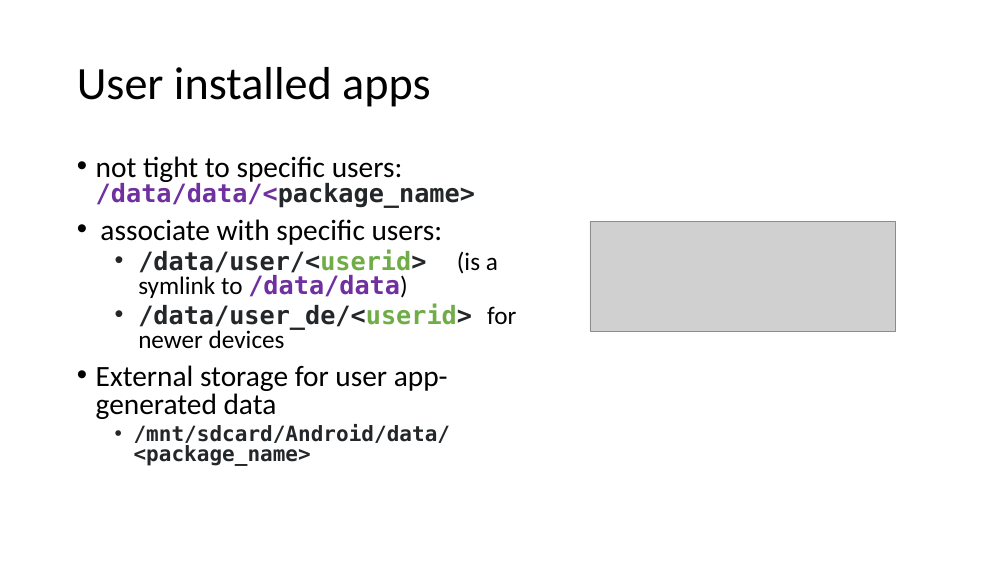
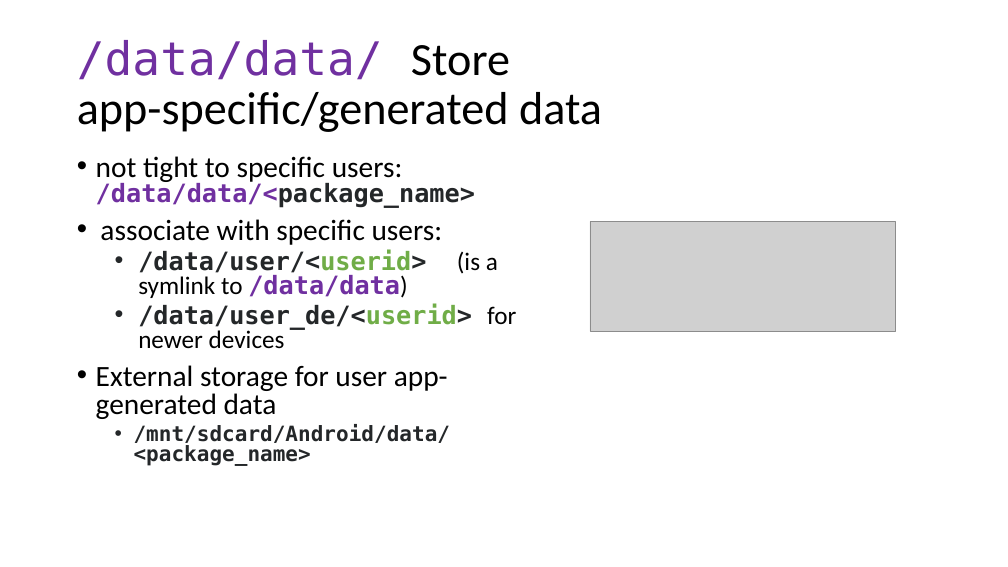
Before and after one commit to frankwxu/digital-forensics-lab, a slide deck: slide 17 of Andriod10/1_Pixel3_Image.pptx. Drawn at 1008x567 pixels with LibreOffice and Linux fonts; fonts in the diff are those of the drawing; grey boxes stand for pictures; background and template pictures are left out. Boxes give left, top, right and bottom in pixels: in the first picture for what was removed or moved away, otherwise in the second. Text is boxed around its words. In the diff, an @@ line names an element or a change of style, - is before the commit and + after.

```diff
--- a/Andriod10/1_Pixel3_Image.pptx
+++ b/Andriod10/1_Pixel3_Image.pptx
@@ title at <box>77,40,602,132</box>: text changed @@
-User installed apps
+/data/data/ Store app-specific/generated data
```
Also in this commit, not shown: 6 other slides changed, 5 slides added, 3 other files.
